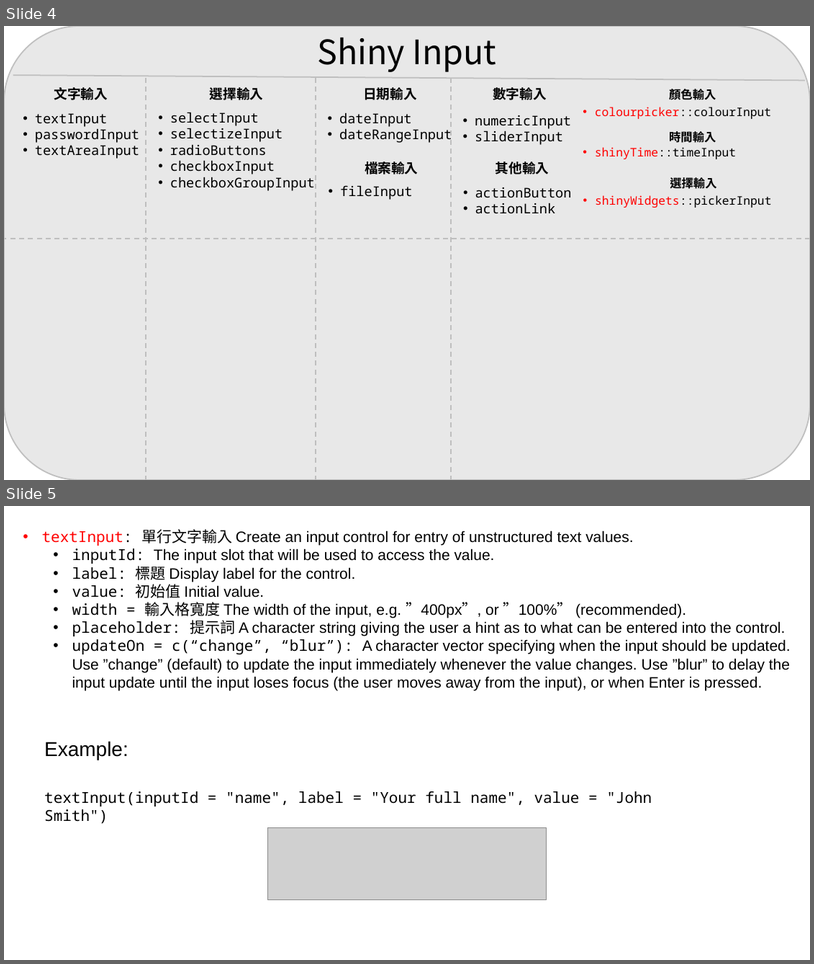
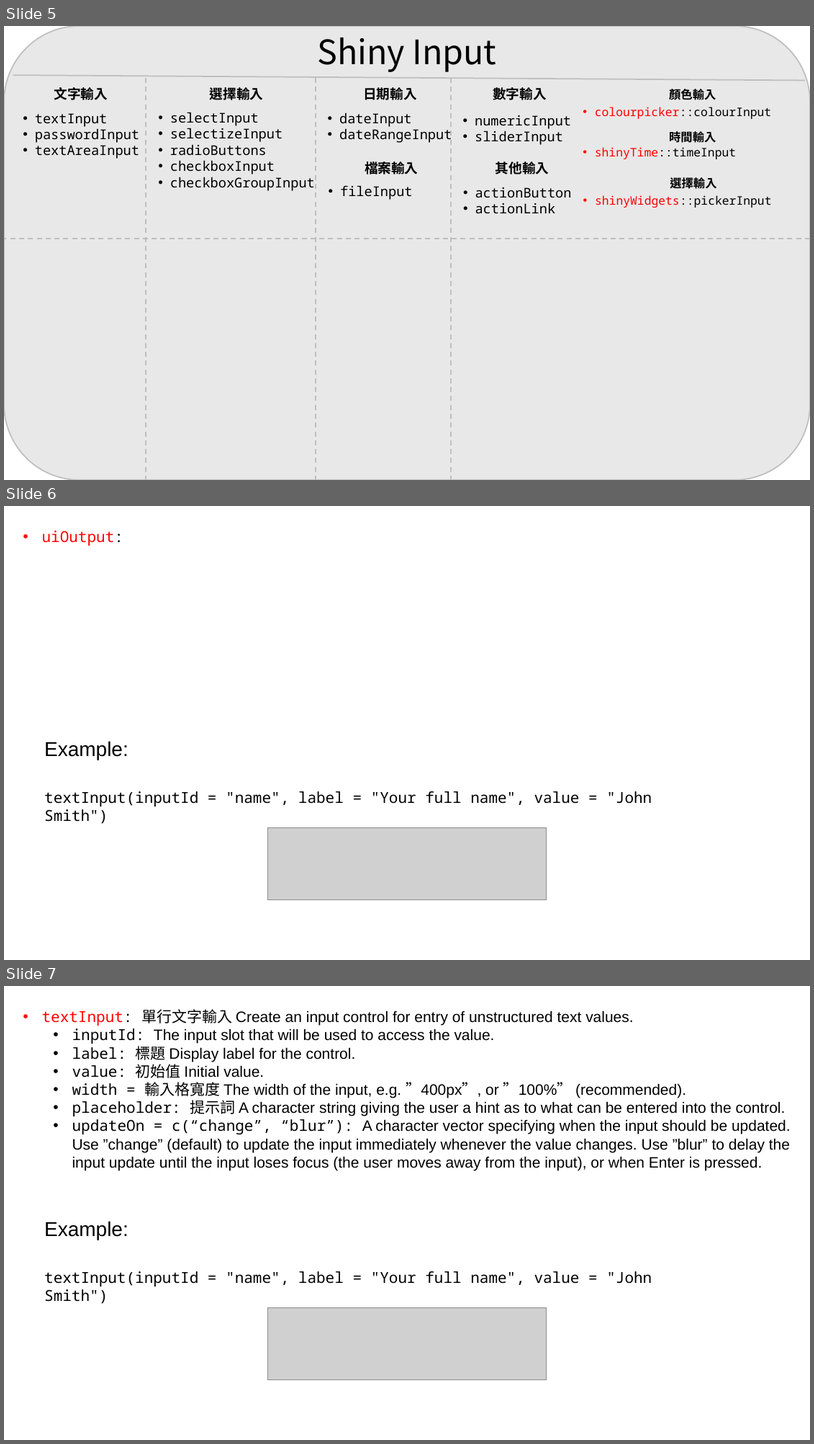
Before and after one commit to LEE-TSUNG-YU/lee-tsung-yu.github.io, a slide deck: files/Shiny code.pptx. Shown one above the other, each under a label of ours: slides 4 and 5 before the commit, slides 5, 6 and 7 after it. The pictures are 814x964 and 814x1444 pixels, drawn with LibreOffice and Linux fonts; fonts in the diff are those of the drawing; grey boxes stand for pictures. Boxes give left, top, right and bottom in pixels: in the first picture for what was removed or moved away, otherwise in the second. Text is boxed around its words. In the diff, an @@ line names an element or a change of style, - is before the commit and + after.

```diff
--- a/files/Shiny code.pptx
+++ b/files/Shiny code.pptx
@@ slide 6 added at box(4, 506, 810, 960), background #FFFFFF @@
@@ text added at box(42, 530, 124, 546), 18 pt, text #FF0000 @@
+• uiOutput:
@@ text added at box(44, 741, 129, 759), 24 pt, text #000000 @@
+Example:
@@ text added at box(44, 791, 652, 806), 18 pt, text #000000 @@
+textInput(inputId = "name", label = "Your full name", value = "John Smith")
@@ picture added at box(268, 827, 547, 899) @@
@@ what was slide 4 is now slide 5 @@
@@ what was slide 5 is now slide 7 @@
```
Also in this commit, not shown: 1 other slide added, 7 other files.
